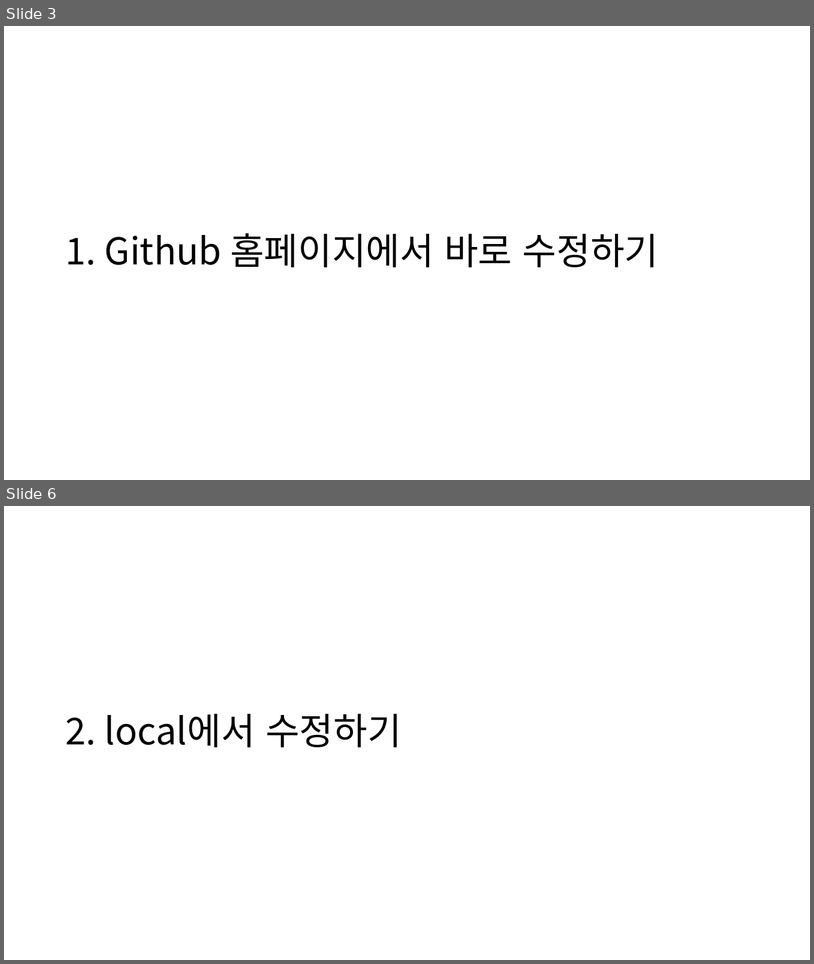
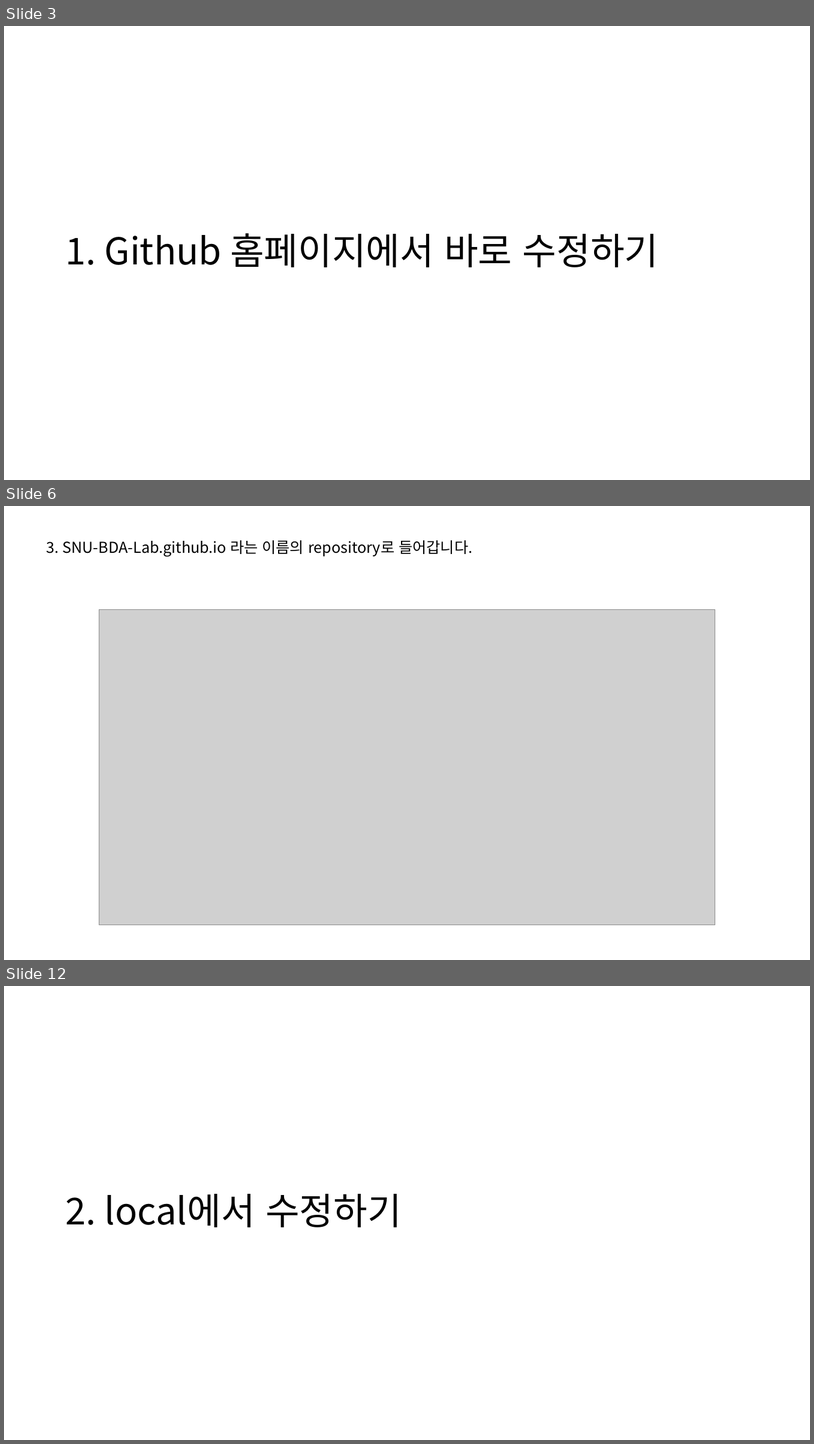
Before and after one commit to SNU-BDA-Lab/SNU-BDA-Lab.github.io, a slide deck: How_To_Use_Github_pages.pptx. Shown one above the other, each under a label of ours: slides 3 and 6 before the commit, slides 3, 6 and 12 after it; the slides between them are not shown. The pictures are 814x964 and 814x1444 pixels, drawn with LibreOffice and Linux fonts; fonts in the diff are those of the drawing; grey boxes stand for pictures. Boxes give left, top, right and bottom in pixels: in the first picture for what was removed or moved away, otherwise in the second. Text is boxed around its words. In the diff, an @@ line names an element or a change of style, - is before the commit and + after.

```diff
--- a/How_To_Use_Github_pages.pptx
+++ b/How_To_Use_Github_pages.pptx
@@ slide 6 added at [4,506,810,960], background #FFFFFF @@
@@ text added at [47,540,473,556], 18 pt, text #000000 @@
+3. SNU-BDA-Lab.github.io 라는 이름의 repository로 들어갑니다.
@@ picture added at [99,610,716,925] @@
@@ what was slide 6 is now slide 12 @@
```
Also in this commit, not shown: 2 slides changed, 6 other slides added, 1 slide removed, 1 other file.
